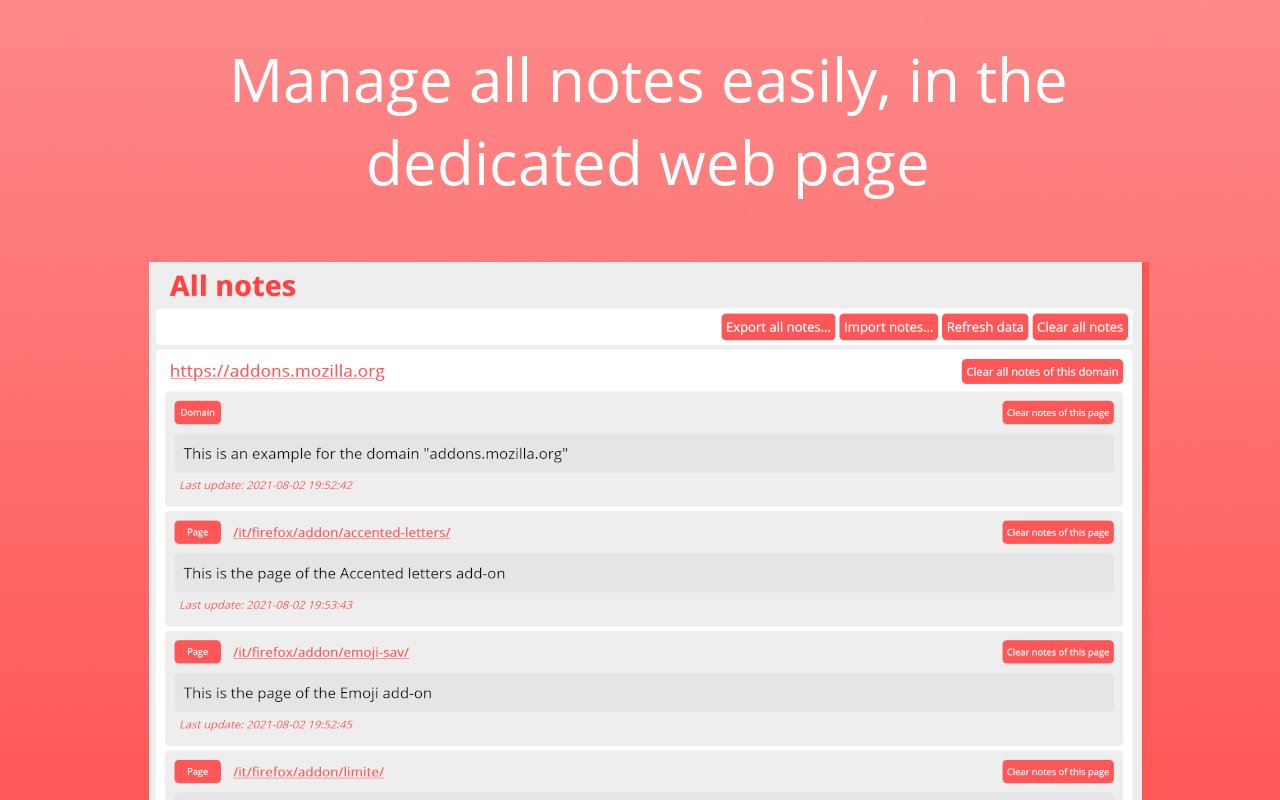
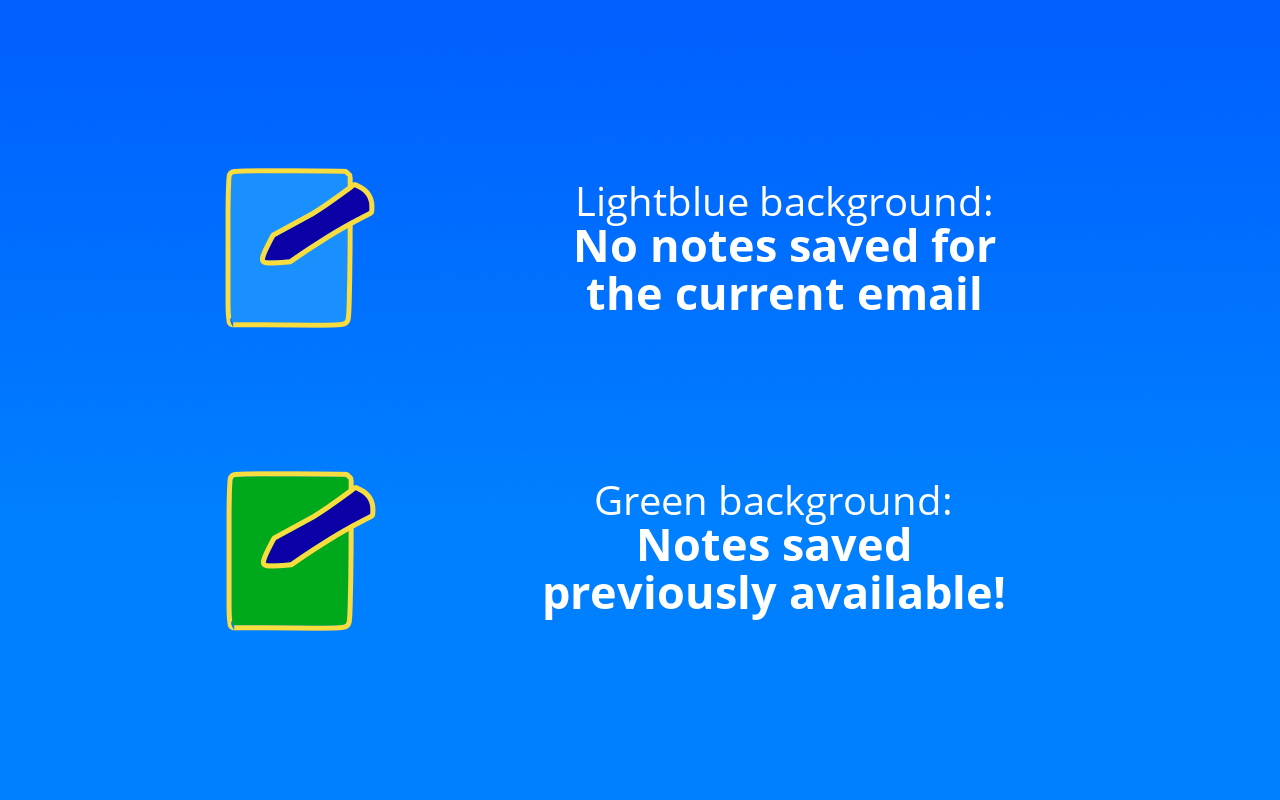
Two versions of the same layered image (1280px x 800px). Layer-by-layer changes:
added layer "Green background: ..." above "Text" over [545, 485, 1004, 620]
painted on "Text" over [234, 56, 1065, 310]
removed layer "Pasted Layer" over [149, 262, 1149, 800]
removed layer "Background" over [0, 0, 1280, 800]
added layer "icon.svg #1" above "icon-bordered.svg #1" over [225, 168, 375, 328]
added layer "icon-bordered.svg #1" above "Background copy" over [226, 471, 376, 631]
added layer "Background copy" over [0, 0, 1280, 800]
